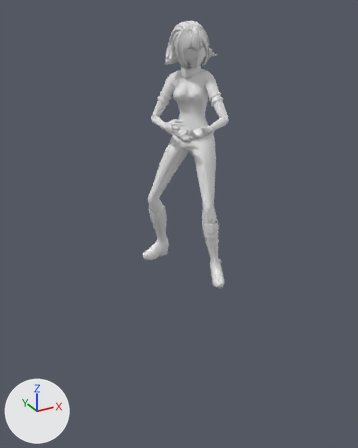
Renders of the FBX model Assets/Models/Characters/Humanoid/TurnRight.fbx from each side of a commit.
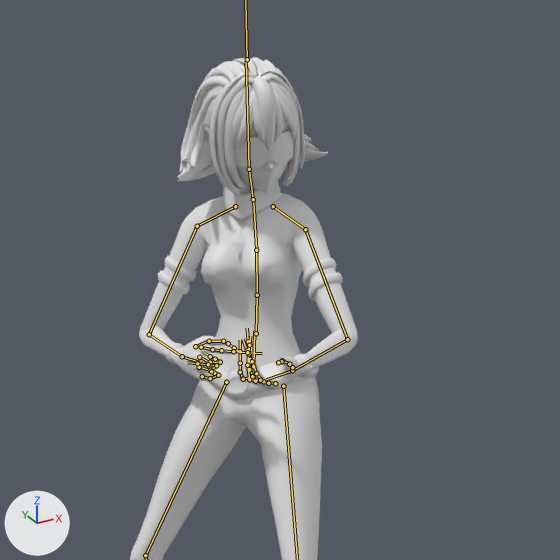
Old and new are each drawn whole from a camera (50 mm lens) standing at (-1.58, -2.69, 1.65) and looking at (-0.11, -0.02, 0.31) and again close up on the part from 28% to 84% of the width and 0% to 44% of the height. Every picture has the same lights, and +X, +Y and +Z are marked at lower left. Both versions are drawn at frame 1 of the action 'Take 001'; the numbers are the values there. The bones that bend it are drawn over the model as lines in the close-ups. Materials are left out; every surface is plain grey.

Objects in the first close-up: 'Girl body', 'Girl face', 'Hair_glasses'.
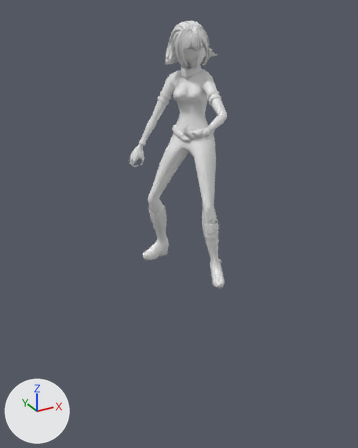
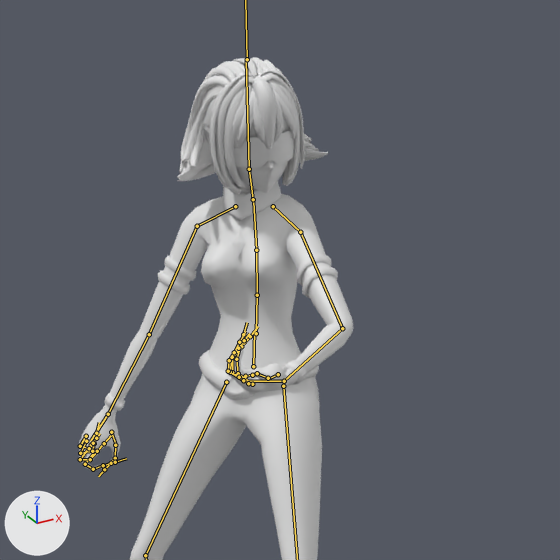
Where the change shows, as pixel boxes (x1, y1, x2, y2) in the close-ups (560 x 560 px):
'Girl body', posed: before (130, 174, 358, 560); after (78, 174, 353, 560)
bone 'mixamorig:LeftShoulder', root to tip: before (273, 206) to (305, 229); after (273, 206) to (300, 232)
bone 'mixamorig:LeftArm', root to tip: before (305, 229) to (347, 339); after (300, 232) to (342, 328)
bone 'mixamorig:LeftForeArm', root to tip: before (347, 339) to (292, 370); after (342, 328) to (284, 381)
bone 'mixamorig:LeftHand', root to tip: before (292, 370) to (266, 379); after (284, 381) to (248, 381)
bone 'mixamorig:LeftHandThumb1', root to tip: before (292, 367) to (290, 364); after (278, 374) to (269, 378)
bone 'mixamorig:LeftHandThumb2', root to tip: before (289, 364) to (282, 360); after (268, 378) to (257, 373)
bone 'mixamorig:LeftHandIndex1', root to tip: before (275, 383) to (263, 381); after (252, 384) to (238, 373)
bone 'mixamorig:LeftHandIndex2', root to tip: before (263, 381) to (256, 373); after (238, 373) to (236, 359)
bone 'mixamorig:LeftHandMiddle1', root to tip: before (268, 383) to (255, 381); after (248, 383) to (232, 372)
bone 'mixamorig:LeftHandMiddle2', root to tip: before (255, 381) to (249, 369); after (232, 372) to (232, 357)
bone 'mixamorig:LeftHandRing1', root to tip: before (260, 380) to (249, 379); after (243, 380) to (230, 372)
bone 'mixamorig:LeftHandPinky1', root to tip: before (252, 376) to (243, 379); after (239, 377) to (228, 371)
bone 'mixamorig:RightForeArm', root to tip: before (149, 334) to (182, 356); after (149, 334) to (108, 414)
bone 'mixamorig:RightHand', root to tip: before (182, 356) to (199, 362); after (108, 414) to (90, 441)
bone 'mixamorig:RightHandIndex1', root to tip: before (201, 347) to (212, 349); after (95, 451) to (85, 464)
bone 'mixamorig:RightHandIndex2', root to tip: before (212, 349) to (221, 350); after (85, 464) to (93, 469)
bone 'mixamorig:RightHandIndex3', root to tip: before (221, 350) to (233, 351); after (93, 469) to (103, 465)

The change in detail:
Bone 'mixamorig:LeftShoulder' (bone_mixamorig_leftshoulder) turns from (9, 15, 21) to (12, 4, 27) degrees about its own x, y and z.
Bone 'mixamorig:LeftArm' (bone_mixamorig_leftarm) turns from (41, -36, 0) to (33, -41, -4) degrees about its own x, y and z.
Bone 'mixamorig:LeftForeArm' (bone_mixamorig_leftforearm) turns from (12, -38, 62) to (41, -27, 28) degrees about its own x, y and z.
Bone 'mixamorig:LeftHand' (bone_mixamorig_lefthand) turns from (-61, -103, 70) to (103, -59, -74) degrees about its own x, y and z.
Bone 'mixamorig:LeftHandThumb1' (bone_mixamorig_lefthandthumb1) turns from (2, -5, -11) to (-30, -5, -10) degrees about its own x, y and z.
Bone 'mixamorig:LeftHandThumb2' (bone_mixamorig_lefthandthumb2) turns from (3, 1, -17) to (25, 1, -17) degrees about its own x, y and z.
Bone 'mixamorig:LeftHandIndex1' (bone_mixamorig_lefthandindex1) turns from (21, 10, -3) to (32, 7, -4) degrees about its own x, y and z.
Bone 'mixamorig:LeftHandIndex2' (bone_mixamorig_lefthandindex2) turns from (25, 1, -3) to (47, -3, -4) degrees about its own x, y and z.
Bone 'mixamorig:LeftHandMiddle1' (bone_mixamorig_lefthandmiddle1) turns from (22, 10, 1) to (33, 8, 0) degrees about its own x, y and z.
Bone 'mixamorig:LeftHandMiddle2' (bone_mixamorig_lefthandmiddle2) turns from (38, 2, -6) to (53, 2, -6) degrees about its own x, y and z.
Bone 'mixamorig:LeftHandRing1' (bone_mixamorig_lefthandring1) turns from (14, 2, 1) to (25, 0, -1) degrees about its own x, y and z.
Bone 'mixamorig:LeftHandPinky1' (bone_mixamorig_lefthandpinky1) turns from (-3, -8, 5) to (17, -10, 3) degrees about its own x, y and z.
Bone 'mixamorig:RightForeArm' (bone_mixamorig_rightforearm) turns from (-13, 21, -102) to (0, 0, 0) degrees about its own x, y and z.
Bone 'mixamorig:RightHand' (bone_mixamorig_righthand) turns from (9, 5, -11) to (0, 0, 0) degrees about its own x, y and z.
Bone 'mixamorig:RightHandIndex1' (bone_mixamorig_righthandindex1) turns from (8, -1, 10) to (5, 3, 21) degrees about its own x, y and z.
Bone 'mixamorig:RightHandIndex2' (bone_mixamorig_righthandindex2) turns from (4, 0, 3) to (71, 0, 3) degrees about its own x, y and z.
Bone 'mixamorig:RightHandIndex3' (bone_mixamorig_righthandindex3) turns from (30, -1, 0) to (53, -1, 0) degrees about its own x, y and z.
